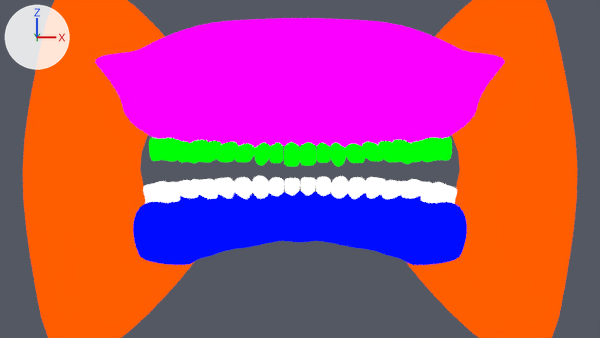
One commit to the Blender file DentistForever/Assets/Art/Teeth/teeth.blend: the scene before it, then after it.
Rendered twice from the file's camera 'Camera'. Arrows for +X, +Y and +Z are at upper left; the lights stay in place.

Objects in the first picture: 'Cheeks', 'L_Lower_1_Molar', 'L_Lower_2_Molar', 'L_Lower_3_Molar', 'L_Lower_Cuspid', 'L_Lower_Incisor_Central', 'L_Lower_Incisor_Lateral', 'L_Lower_Premolar_1', 'L_Lower_Premolar_2', 'L_Upper_Molar_2', 'L_Upper_Molar_3', 'Lower Palate', 'R_Lower_Cuspid', 'R_Lower_Incisor_Central', 'R_Lower_Incisor_Lateral', 'R_Lower_Molar_1', 'R_Lower_Molar_2', 'R_Lower_Molar_3', 'R_Lower_Premolar_1', 'R_Lower_Premolar_2', 'R_Upper_Molar_2', 'R_Upper_Molar_3', 'Upper Palate'.
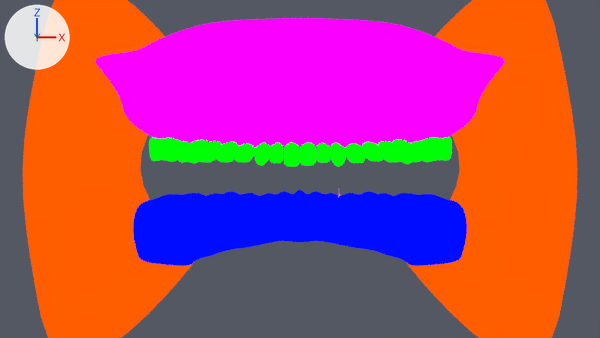
The edits, one by one:
me_cube_001 is used by ob_lower_palate; location (0.0, 0.938, -0.443); scale (1.0, 1.5, 1.0).
me_cube_001 had 280 vertices, 244 faces and spanned x -1.13..1.13, y -0.56..0.46, z -0.25..0.29.
me_cube_001 now has 321 vertices, 284 faces and spans x -1.13..1.13, y -0.56..0.46, z -0.25..0.29.
Part 1, on me_cube_001:
40 faces are deleted.
41 vertices are added at x -0.97..0.97, y -0.55..0.41, z -0.11..0.27.
80 new faces join them.
Object 'L_Lower_Incisor_Central' (ob_l_lower_incisor_central) is now hidden.
Object 'L_Lower_Cuspid' (ob_l_lower_cuspid) is now hidden.
Object 'L_Lower_Premolar_1' (ob_l_lower_premolar_1) is now hidden.
Object 'L_Lower_1_Molar' (ob_l_lower_1_molar) is now hidden.
Object 'L_Lower_Incisor_Lateral' (ob_l_lower_incisor_lateral) is now hidden.
Object 'R_Lower_Molar_2' (ob_r_lower_molar_2) is now hidden.
Object 'L_Lower_Premolar_2' (ob_l_lower_premolar_2) is now hidden.
Object 'L_Lower_3_Molar' (ob_l_lower_3_molar) is now hidden.
Object 'R_Lower_Molar_3' (ob_r_lower_molar_3) is now hidden.
Object 'L_Lower_2_Molar' (ob_l_lower_2_molar) is now hidden.
Object 'R_Lower_Molar_1' (ob_r_lower_molar_1) is now hidden.
Object 'R_Lower_Premolar_2' (ob_r_lower_premolar_2) is now hidden.
Object 'R_Lower_Premolar_1' (ob_r_lower_premolar_1) is now hidden.
Object 'R_Lower_Cuspid' (ob_r_lower_cuspid) is now hidden.
Object 'R_Lower_Incisor_Lateral' (ob_r_lower_incisor_lateral) is now hidden.
Object 'R_Lower_Incisor_Central' (ob_r_lower_incisor_central) is now hidden.

Location of each change, (x1, y1, x2, y2) in pixels of the pictures (600 x 338 px):
'Lower Palate', reshaped
    before: (133, 191, 467, 265)
    after: (133, 190, 467, 266)
'L_Lower_3_Molar', hidden
    before: (143, 181, 182, 204)
'R_Lower_Molar_3', hidden
    before: (419, 182, 457, 204)
'R_Lower_Molar_2', hidden
    before: (398, 179, 431, 199)
'L_Lower_1_Molar', hidden
    before: (191, 179, 220, 199)
'R_Lower_Premolar_2', hidden
    before: (363, 177, 386, 199)
'L_Lower_Cuspid', hidden
    before: (252, 176, 270, 199)
'L_Lower_2_Molar', hidden
    before: (170, 180, 202, 198)
'R_Lower_Molar_1', hidden
    before: (380, 180, 406, 199)
'R_Lower_Cuspid', hidden
    before: (330, 176, 348, 198)
'L_Lower_Premolar_2', hidden
    before: (215, 177, 237, 199)
'L_Lower_Premolar_1', hidden
    before: (234, 177, 253, 199)
'R_Lower_Premolar_1', hidden
    before: (347, 177, 365, 199)
'R_Lower_Incisor_Lateral', hidden
    before: (316, 176, 331, 196)
'R_Lower_Incisor_Central', hidden
    before: (300, 177, 316, 196)
'L_Lower_Incisor_Lateral', hidden
    before: (269, 177, 284, 196)
'L_Lower_Incisor_Central', hidden
    before: (284, 178, 300, 196)
part 1 of me_cube_001, built on
    before: (137, 191, 463, 265)
    after: (136, 190, 464, 266)
